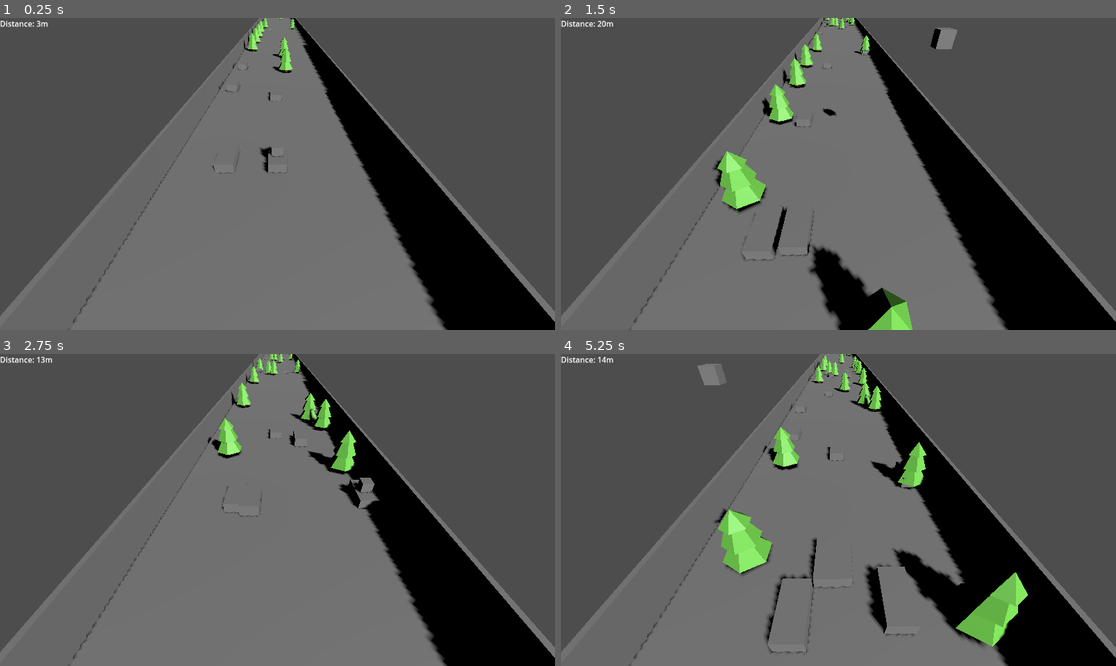
Above: before the commit, frames 1-4 (two rows, left to right).
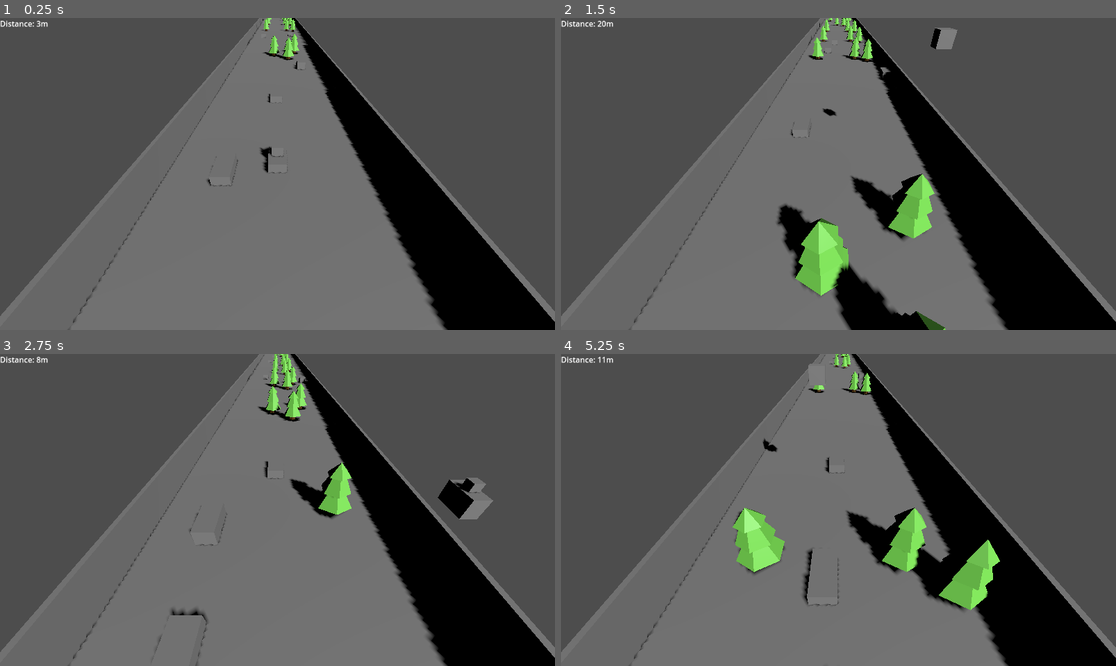
Above: after the commit, the same moments.

Repository: zenonet/EndlessRunner
Game: Godot game, scene res://root.tscn
The game is run twice, just before and just after one commit, with the same random seed, the same clock (stepped at 60 frames per second) and the same inputs.
Inputs:
- Up to frame 1 (0.25 s): no input
- Up to frame 2 (1.5 s): hold D (right) 0.53-1.28 s; tap Space (jump) at 0.77 s; hold A (left) from 1.28 s (still down)
- Up to frame 3 (2.75 s): tap Space (jump) at 1.52 s; release A (left) at 2.03 s; hold D (right) from 2.03 s (still down)
- Up to frame 4 (5.25 s): tap Space (jump) at 3.02, 3.77, 4.52 s; release D (right) at 3.53 s; hold A (left) from 3.53 s (still down)

The runs differ from the first frame. In frame 1, 0.7% of the frame differs, in the area x 37-60%, y 0-54%; in frame 2, 8.1%; in frame 3, 5.0%; in frame 4, 10%, in the area x 7-85%, y 0-96%.

Commit message:
Finally made animal spawning good and improved world generation

Diff:
--- a/animal.gd
+++ b/animal.gd
@@ -1,37 +1,37 @@
 extends Node3D
 
-var currentSpeed = 12
+@onready var normalSpeed:float = randf_range(6, 12)
 const avoidanceDistance = 1.2
 @export var isPlayerControlled:bool = false
 
 const HORIZONTAL_SPEED = 8
 
-@onready var targetX:float = position.x
+@onready var targetX:float = global_position.x
 @onready var playerPosition = $PlayerPosition.position
-
-func _ready():
-	# Leave the moving part of the world
-	if get_parent().is_in_group("chunks"):
-		# print("Reparenting animal")
-		var z = global_position.z
-		reparent($"../../..")
-		global_position.z = z
 
 func _process(delta):
 	if isPlayerControlled:
 		var input = Input.get_axis("right", "left")
 		position.x += input * HORIZONTAL_SPEED * delta
 	else:
-		var relativeSpeed:float = currentSpeed - GameManager.playerSpeed
-		print("relative speed: %f; world speed: %f" % [relativeSpeed, GameManager.playerSpeed])
+		var relativeSpeed:float = normalSpeed - GameManager.playerSpeed
+		# print("relative speed: %f; world speed: %f" % [relativeSpeed, GameManager.playerSpeed])
 		position.z += relativeSpeed*delta
-		position.x = move_toward(position.x, targetX, 4*delta)
+		global_position.x = move_toward(global_position.x, targetX, 4*delta)
 
 func on_avoidance_trigger_detected(direction:int):
 	targetX += direction * avoidanceDistance
 
 
 func _on_body_entered(body):
+	if !isPlayerControlled: return
 	# if object is obstacle
-	if isPlayerControlled and body.is_in_group("obstacles"):
+	if body.is_in_group("obstacles"):
 		GameManager.game_over.emit()
+
+
+func _on_area_entered(area):
+	if !isPlayerControlled: return
+
+	if (area.is_in_group("animals") && !area.isPlayerControlled):
+		GameManager.game_over.emit()
--- a/main.tscn
+++ b/main.tscn
@@ -1,12 +1,10 @@
-[gd_scene load_steps=10 format=3 uid="uid://dom5cyc80jp4w"]
+[gd_scene load_steps=8 format=3 uid="uid://dom5cyc80jp4w"]
 
 [ext_resource type="Script" path="res://worldGenerator.gd" id="1_hj7wm"]
-[ext_resource type="PackedScene" uid="uid://d4lqe16d82r7o" path="res://scenes/chunks/chunk1.tscn" id="2_27w2k"]
-[ext_resource type="PackedScene" uid="uid://y4lkaq3pmo8" path="res://scenes/chunks/chunk2.tscn" id="3_uej5n"]
-[ext_resource type="PackedScene" uid="uid://bc3sdixew3kgr" path="res://scenes/chunks/chunk3.tscn" id="4_1qysh"]
-[ext_resource type="PackedScene" uid="uid://4mp21k57wddr" path="res://scenes/chunks/chunk4.tscn" id="5_b3a8r"]
-[ext_resource type="PackedScene" uid="uid://d4fiew8kdmhur" path="res://scenes/chunks/chunk5.tscn" id="6_y4kkw"]
-[ext_resource type="PackedScene" uid="uid://bgwc1gw6d8lau" path="res://scenes/chunks/chunk6.tscn" id="7_i3wbw"]
+[ext_resource type="PackedScene" uid="uid://dhfoktf0cpwqv" path="res://scenes/chunks/chunk_1.tscn" id="2_618xp"]
+[ext_resource type="PackedScene" uid="uid://cs2svwysu4rkg" path="res://scenes/chunks/chunk_2.tscn" id="3_ym3mj"]
+[ext_resource type="PackedScene" uid="uid://di6wvcdq5ii2u" path="res://scenes/chunks/chunk_3.tscn" id="4_7lpcp"]
+[ext_resource type="PackedScene" uid="uid://db3npke75r2dj" path="res://scenes/chunks/chunk_4.tscn" id="5_g7jfm"]
 [ext_resource type="PackedScene" uid="uid://po8ei8jqt5y5" path="res://playerControlledAnimal.tscn" id="9_1reu8"]
 [ext_resource type="PackedScene" uid="uid://cn88blo5k2f5i" path="res://scenes/obstacles/animal.tscn" id="9_kgqdc"]
 
@@ -17,8 +15,9 @@
 
 [node name="World" type="Node3D" parent="."]
 script = ExtResource("1_hj7wm")
-chunkScenes = Array[PackedScene]([ExtResource("4_1qysh"), ExtResource("4_1qysh"), ExtResource("2_27w2k"), ExtResource("3_uej5n"), ExtResource("5_b3a8r"), ExtResource("6_y4kkw"), ExtResource("7_i3wbw")])
+chunkScenes = Array[PackedScene]([ExtResource("2_618xp"), ExtResource("3_ym3mj"), ExtResource("4_7lpcp"), ExtResource("5_g7jfm")])
 chunkCount = 32.0
+chunkLength = 8.0
 
 [node name="DirectionalLight3D" type="DirectionalLight3D" parent="."]
 transform = Transform3D(-0.815441, 0.329721, -0.475752, 1.29073e-09, 0.821905, 0.569624, 0.57884, 0.464495, -0.670215, 3.32127, 0, -0.450444)
--- /dev/null
+++ b/scenes/animal_spawner.tscn
@@ -0,0 +1,5 @@
+[gd_scene format=3 uid="uid://d0rilpgftwmen"]
+
+[node name="AnimalSpawner1" type="Marker3D" groups=["spawn"]]
+transform = Transform3D(1, 0, 0, 0, 1, 0, 0, 0, 1, 1.57563, 0.130402, 0)
+gizmo_extents = 0.4
--- a/scenes/chunks/chunk1.tscn
+++ /dev/null
@@ -1,22 +0,0 @@
-[gd_scene load_steps=2 format=3 uid="uid://d4lqe16d82r7o"]
-
-[ext_resource type="PackedScene" uid="uid://df1v40xilgt3y" path="res://scenes/obstacles/tree_1.tscn" id="1_cb2ao"]
-
-[node name="Chunk1" type="Node3D" groups=["chunks"]]
-
-[node name="Ground" type="CSGBox3D" parent="."]
-use_collision = true
-size = Vector3(6, 0.1, 8)
-
-[node name="LeftWall" type="CSGBox3D" parent="."]
-transform = Transform3D(1, 0, 0, 0, 1, 0, 0, 0, 1, -3.04307, 0.45, 0)
-use_collision = true
-size = Vector3(0.1, 1, 8)
-
-[node name="RightWall" type="CSGBox3D" parent="."]
-transform = Transform3D(1, 0, 0, 0, 1, 0, 0, 0, 1, 2.99887, 0.45, 0)
-use_collision = true
-size = Vector3(0.1, 1, 8)
-
-[node name="tree1" parent="." instance=ExtResource("1_cb2ao")]
-transform = Transform3D(1, 0, 0, 0, 1, 0, 0, 0, 1, 2.151, 0, -1)
--- a/scenes/chunks/chunk2.tscn
+++ /dev/null
@@ -1,27 +0,0 @@
-[gd_scene load_steps=3 format=3 uid="uid://y4lkaq3pmo8"]
-
-[ext_resource type="PackedScene" uid="uid://df1v40xilgt3y" path="res://scenes/obstacles/tree_1.tscn" id="1_c2w2c"]
-[ext_resource type="PackedScene" uid="uid://cn88blo5k2f5i" path="res://scenes/obstacles/animal.tscn" id="2_lxf6q"]
-
-[node name="Chunk1" type="Node3D" groups=["chunks"]]
-
-[node name="Ground" type="CSGBox3D" parent="."]
-use_collision = true
-size = Vector3(6, 0.1, 8)
-
-[node name="LeftWall" type="CSGBox3D" parent="."]
-transform = Transform3D(1, 0, 0, 0, 1, 0, 0, 0, 1, -3.04307, 0.45, 0)
-use_collision = true
-size = Vector3(0.1, 1, 8)
-
-[node name="RightWall" type="CSGBox3D" parent="."]
-transform = Transform3D(1, 0, 0, 0, 1, 0, 0, 0, 1, 2.99887, 0.45, 0)
-use_collision = true
-size = Vector3(0.1, 1, 8)
-
-[node name="tree1" parent="." instance=ExtResource("1_c2w2c")]
-transform = Transform3D(1, 0, 0, 0, 1, 0, 0, 0, 1, -0.505358, 0, 0.389701)
-direction = 1
-
-[node name="Animal" parent="." instance=ExtResource("2_lxf6q")]
-transform = Transform3D(1, 0, 0, 0, 1, 0, 0, 0, 1, 2.24915, 0.0499997, -2.81866)
--- a/scenes/chunks/chunk4.tscn
+++ /dev/null
@@ -1,31 +0,0 @@
-[gd_scene load_steps=3 format=3 uid="uid://4mp21k57wddr"]
-
-[ext_resource type="PackedScene" uid="uid://df1v40xilgt3y" path="res://scenes/obstacles/tree_1.tscn" id="1_2svud"]
-[ext_resource type="PackedScene" uid="uid://cn88blo5k2f5i" path="res://scenes/obstacles/animal.tscn" id="2_663fw"]
-
-[node name="Chunk1" type="Node3D" groups=["chunks"]]
-
-[node name="Ground" type="CSGBox3D" parent="."]
-use_collision = true
-size = Vector3(6, 0.1, 8)
-
-[node name="LeftWall" type="CSGBox3D" parent="."]
-transform = Transform3D(1, 0, 0, 0, 1, 0, 0, 0, 1, -3.04307, 0.45, 0)
-use_collision = true
-size = Vector3(0.1, 1, 8)
-
-[node name="RightWall" type="CSGBox3D" parent="."]
-transform = Transform3D(1, 0, 0, 0, 1, 0, 0, 0, 1, 2.99887, 0.45, 0)
-use_collision = true
-size = Vector3(0.1, 1, 8)
-
-[node name="tree1" parent="." instance=ExtResource("1_2svud")]
-transform = Transform3D(1, 0, 0, 0, 1, 0, 0, 0, 1, -2.19686, 0, -1)
-direction = 1
-
-[node name="tree2" parent="." instance=ExtResource("1_2svud")]
-transform = Transform3D(1, 0, 0, 0, 1, 0, 0, 0, 1, -1.65238, 0, 0.175812)
-direction = 1
-
-[node name="Animal" parent="." instance=ExtResource("2_663fw")]
-transform = Transform3D(1, 0, 0, 0, 1, 0, 0, 0, 1, 2, 0, -3)
--- a/scenes/chunks/chunk5.tscn
+++ /dev/null
@@ -1,33 +0,0 @@
-[gd_scene load_steps=3 format=3 uid="uid://d4fiew8kdmhur"]
-
-[ext_resource type="PackedScene" uid="uid://df1v40xilgt3y" path="res://scenes/obstacles/tree_1.tscn" id="1_18rc8"]
-[ext_resource type="PackedScene" uid="uid://cn88blo5k2f5i" path="res://scenes/obstacles/animal.tscn" id="2_07jig"]
-
-[node name="Chunk1" type="Node3D"]
-
-[node name="Ground" type="CSGBox3D" parent="."]
-use_collision = true
-size = Vector3(6, 0.1, 8)
-
-[node name="LeftWall" type="CSGBox3D" parent="."]
-transform = Transform3D(1, 0, 0, 0, 1, 0, 0, 0, 1, -3.04307, 0.45, 0)
-use_collision = true
-size = Vector3(0.1, 1, 8)
-
-[node name="RightWall" type="CSGBox3D" parent="."]
-transform = Transform3D(1, 0, 0, 0, 1, 0, 0, 0, 1, 2.99887, 0.45, 0)
-use_collision = true
-size = Vector3(0.1, 1, 8)
-
-[node name="tree1" parent="." instance=ExtResource("1_18rc8")]
-transform = Transform3D(1, 0, 0, 0, 1, 0, 0, 0, 1, -2.19686, 0, -1)
-direction = 1
-
-[node name="tree2" parent="." instance=ExtResource("1_18rc8")]
-transform = Transform3D(1, 0, 0, 0, 1, 0, 0, 0, 1, 1.83909, 0, 0.175812)
-
-[node name="Animal" parent="." instance=ExtResource("2_07jig")]
-transform = Transform3D(1, 0, 0, 0, 1, 0, 0, 0, 1, 1.92099, 0.0500002, -2.78203)
-
-[node name="Animal2" parent="." instance=ExtResource("2_07jig")]
-transform = Transform3D(1, 0, 0, 0, 1, 0, 0, 0, 1, -2.15701, 0.0500002, 1.45122)
--- a/scenes/chunks/chunk6.tscn
+++ /dev/null
@@ -1,37 +0,0 @@
-[gd_scene load_steps=3 format=3 uid="uid://bgwc1gw6d8lau"]
-
-[ext_resource type="PackedScene" uid="uid://df1v40xilgt3y" path="res://scenes/obstacles/tree_1.tscn" id="1_jbk4u"]
-[ext_resource type="PackedScene" uid="uid://cn88blo5k2f5i" path="res://scenes/obstacles/animal.tscn" id="2_ubs0k"]
-
-[node name="Chunk1" type="Node3D" groups=["chunks"]]
-
-[node name="Ground" type="CSGBox3D" parent="."]
-use_collision = true
-size = Vector3(6, 0.1, 8)
-
-[node name="LeftWall" type="CSGBox3D" parent="."]
-transform = Transform3D(1, 0, 0, 0, 1, 0, 0, 0, 1, -3.04307, 0.45, 0)
-use_collision = true
-size = Vector3(0.1, 1, 8)
-
-[node name="RightWall" type="CSGBox3D" parent="."]
-transform = Transform3D(1, 0, 0, 0, 1, 0, 0, 0, 1, 2.99887, 0.45, 0)
-use_collision = true
-size = Vector3(0.1, 1, 8)
-
-[node name="tree1" parent="." instance=ExtResource("1_jbk4u")]
-transform = Transform3D(1, 0, 0, 0, 1, 0, 0, 0, 1, -2.3468, 0, 1.3655)
-direction = 1
-
-[node name="tree2" parent="." instance=ExtResource("1_jbk4u")]
-transform = Transform3D(1, 0, 0, 0, 1, 0, 0, 0, 1, 0.9945, 0.00550032, 0.53407)
-direction = 1
-
-[node name="tree3" parent="." instance=ExtResource("1_jbk4u")]
-transform = Transform3D(1, 0, 0, 0, 1, 0, 0, 0, 1, 0.390093, 0.00526667, 0.17909)
-
-[node name="Animal" parent="." instance=ExtResource("2_ubs0k")]
-transform = Transform3D(1, 0, 0, 0, 1, 0, 0, 0, 1, -1.0249, 0.0500002, 1.52679)
-
-[node name="Animal2" parent="." instance=ExtResource("2_ubs0k")]
-transform = Transform3D(1, 0, 0, 0, 1, 0, 0, 0, 1, 2.16146, 0.0500002, 2.4886)
--- /dev/null
+++ b/scenes/chunks/chunk_1.tscn
@@ -0,0 +1,11 @@
+[gd_scene load_steps=3 format=3 uid="uid://dhfoktf0cpwqv"]
+
+[ext_resource type="PackedScene" uid="uid://bc3sdixew3kgr" path="res://scenes/baseChunk.tscn" id="1_n8fr2"]
+[ext_resource type="PackedScene" uid="uid://d0rilpgftwmen" path="res://scenes/animal_spawner.tscn" id="2_o7u50"]
+
+[node name="Chunk1" instance=ExtResource("1_n8fr2")]
+
+[node name="AnimalSpawner1" parent="." index="3" instance=ExtResource("2_o7u50")]
+
+[node name="AnimalSpawner2" parent="." index="4" instance=ExtResource("2_o7u50")]
+transform = Transform3D(1, 0, 0, 0, 1, 0, 0, 0, 1, -1.5245, 0.130402, 2.26931)
--- /dev/null
+++ b/scenes/chunks/chunk_2.tscn
@@ -0,0 +1,17 @@
+[gd_scene load_steps=4 format=3 uid="uid://cs2svwysu4rkg"]
+
+[ext_resource type="PackedScene" uid="uid://bc3sdixew3kgr" path="res://scenes/baseChunk.tscn" id="1_la3ib"]
+[ext_resource type="PackedScene" uid="uid://d0rilpgftwmen" path="res://scenes/animal_spawner.tscn" id="2_85fyf"]
+[ext_resource type="PackedScene" uid="uid://df1v40xilgt3y" path="res://scenes/obstacles/tree_1.tscn" id="3_2yhos"]
+
+[node name="Chunk1" instance=ExtResource("1_la3ib")]
+
+[node name="AnimalSpawner1" parent="." index="3" instance=ExtResource("2_85fyf")]
+transform = Transform3D(1, 0, 0, 0, 1, 0, 0, 0, 1, 0.633393, 0.130402, -1.22655)
+
+[node name="AnimalSpawner2" parent="." index="4" instance=ExtResource("2_85fyf")]
+transform = Transform3D(1, 0, 0, 0, 1, 0, 0, 0, 1, -0.548157, 0.130402, 2.26931)
+
+[node name="tree1" parent="." index="5" instance=ExtResource("3_2yhos")]
+transform = Transform3D(1, 0, 0, 0, 1, 0, 0, 0, 1, -1.44538, 0.0499997, 0.307373)
+direction = 1
--- /dev/null
+++ b/scenes/chunks/chunk_3.tscn
@@ -0,0 +1,24 @@
+[gd_scene load_steps=4 format=3 uid="uid://di6wvcdq5ii2u"]
+
+[ext_resource type="PackedScene" uid="uid://bc3sdixew3kgr" path="res://scenes/baseChunk.tscn" id="1_v7si3"]
+[ext_resource type="PackedScene" uid="uid://d0rilpgftwmen" path="res://scenes/animal_spawner.tscn" id="2_cbs40"]
+[ext_resource type="PackedScene" uid="uid://df1v40xilgt3y" path="res://scenes/obstacles/tree_1.tscn" id="3_svt7t"]
+
+[node name="Chunk1" instance=ExtResource("1_v7si3")]
+
+[node name="AnimalSpawner1" parent="." index="3" instance=ExtResource("2_cbs40")]
+transform = Transform3D(1, 0, 0, 0, 1, 0, 0, 0, 1, 2.32383, 0.130402, -0.436065)
+
+[node name="AnimalSpawner2" parent="." index="4" instance=ExtResource("2_cbs40")]
+transform = Transform3D(1, 0, 0, 0, 1, 0, 0, 0, 1, -2.34015, 0.130402, 2.26931)
+
+[node name="tree1" parent="." index="5" instance=ExtResource("3_svt7t")]
+transform = Transform3D(1, 0, 0, 0, 1, 0, 0, 0, 1, 1.55996, 0.0499997, 1.04259)
+
+[node name="tree2" parent="." index="6" instance=ExtResource("3_svt7t")]
+transform = Transform3D(1, 0, 0, 0, 1, 0, 0, 0, 1, -1.25975, 0.0499997, 1.04259)
+direction = 1
+
+[node name="tree3" parent="." index="7" instance=ExtResource("3_svt7t")]
+transform = Transform3D(1, 0, 0, 0, 1, 0, 0, 0, 1, -2.10091, 0.0499997, 0.358195)
+direction = 1
--- /dev/null
+++ b/scenes/chunks/chunk_4.tscn
@@ -0,0 +1,23 @@
+[gd_scene load_steps=4 format=3 uid="uid://db3npke75r2dj"]
+
+[ext_resource type="PackedScene" uid="uid://bc3sdixew3kgr" path="res://scenes/baseChunk.tscn" id="1_kp520"]
+[ext_resource type="PackedScene" uid="uid://d0rilpgftwmen" path="res://scenes/animal_spawner.tscn" id="2_vnbsh"]
+[ext_resource type="PackedScene" uid="uid://df1v40xilgt3y" path="res://scenes/obstacles/tree_1.tscn" id="3_1lws1"]
+
+[node name="Chunk1" instance=ExtResource("1_kp520")]
+
+[node name="AnimalSpawner1" parent="." index="3" instance=ExtResource("2_vnbsh")]
+transform = Transform3D(1, 0, 0, 0, 1, 0, 0, 0, 1, -0.00560009, 0.130402, -2.24547)
+
+[node name="AnimalSpawner2" parent="." index="4" instance=ExtResource("2_vnbsh")]
+transform = Transform3D(1, 0, 0, 0, 1, 0, 0, 0, 1, -2.34431, 0.130402, -3.37149)
+
+[node name="tree1" parent="." index="5" instance=ExtResource("3_1lws1")]
+transform = Transform3D(1, 0, 0, 0, 1, 0, 0, 0, 1, 0.256224, 0.0561323, 1.04844)
+direction = 1
+
+[node name="tree2" parent="." index="6" instance=ExtResource("3_1lws1")]
+transform = Transform3D(1, 0, 0, 0, 1, 0, 0, 0, 1, -0.816379, 0.0555253, -0.142431)
+
+[node name="tree3" parent="." index="7" instance=ExtResource("3_1lws1")]
+transform = Transform3D(1, 0, 0, 0, 1, 0, 0, 0, 1, -1.37028, 0.0499997, 1.98989)
--- a/scenes/obstacles/animal.tscn
+++ b/scenes/obstacles/animal.tscn
@@ -19,4 +19,5 @@
 [node name="PlayerPosition" type="Marker3D" parent="."]
 transform = Transform3D(1, 0, 0, 0, 1, 0, 0, 0, 1, 0, 0.344474, 0)
 
+[connection signal="area_entered" from="." to="." method="_on_area_entered"]
 [connection signal="body_entered" from="." to="." method="_on_body_entered"]
--- a/worldGenerator.gd
+++ b/worldGenerator.gd
@@ -1,12 +1,13 @@
 extends Node3D
 
+var animal:PackedScene = preload("res://scenes/obstacles/animal.tscn")
 @export var chunkScenes:Array[PackedScene]
 @export var chunkCount:float = 3
 @export var chunkLength:float = 4
 
 func _ready():
 	for i in range(chunkCount):
-		generate_chunk(i, 0 if i < 3 else -1)
+		generate_chunk(i, 0 if i == 0 else -1)
 
 func generate_chunk(offset:int = chunkCount/2, chunkId:int = -1):
 	var chunk_to_create:PackedScene = chunkScenes.pick_random() if chunkId == -1 else chunkScenes[chunkId]
@@ -15,9 +16,17 @@
 	self.add_child(chunk)
 	chunk.position.z = offset*chunkLength
 
+	for c in chunk.get_children():
+		if c.is_in_group("spawn") && randi()%5 == 0:
+			print("Spawing animal in chunk %d at z=%d" % [offset, chunk.global_position.z])
+			var a = animal.instantiate()
+			get_parent().add_child.call_deferred(a)
+			a.global_position = c.global_position
+			a.targetX = a.position.x
+
 func _process(delta):
 	GameManager.distance += GameManager.playerSpeed*delta
-	GameManager.playerSpeed += delta * 0.25
+	# GameManager.playerSpeed += delta * 0.25
 	for c in get_children():
 		c.position.z -= GameManager.playerSpeed*delta
 		if c.position.z < -chunkLength*2:
Renamed: scenes/chunks/chunk3.tscn -> scenes/baseChunk.tscn
